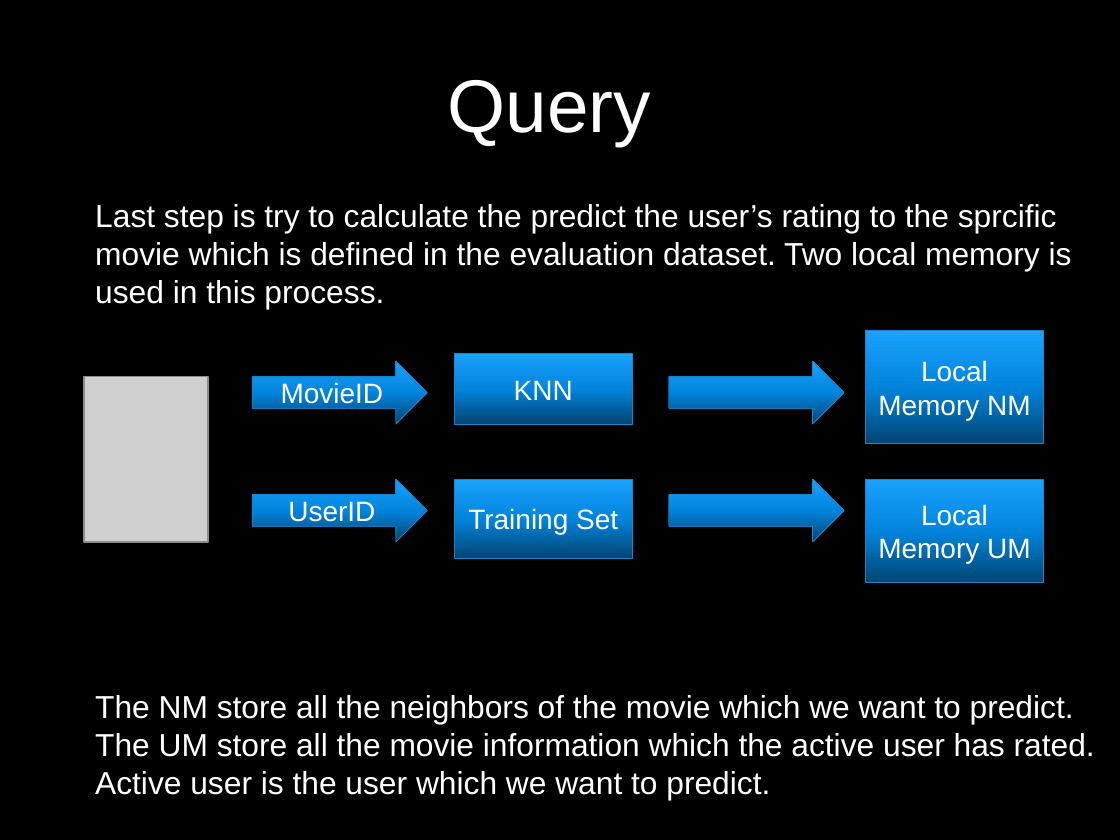
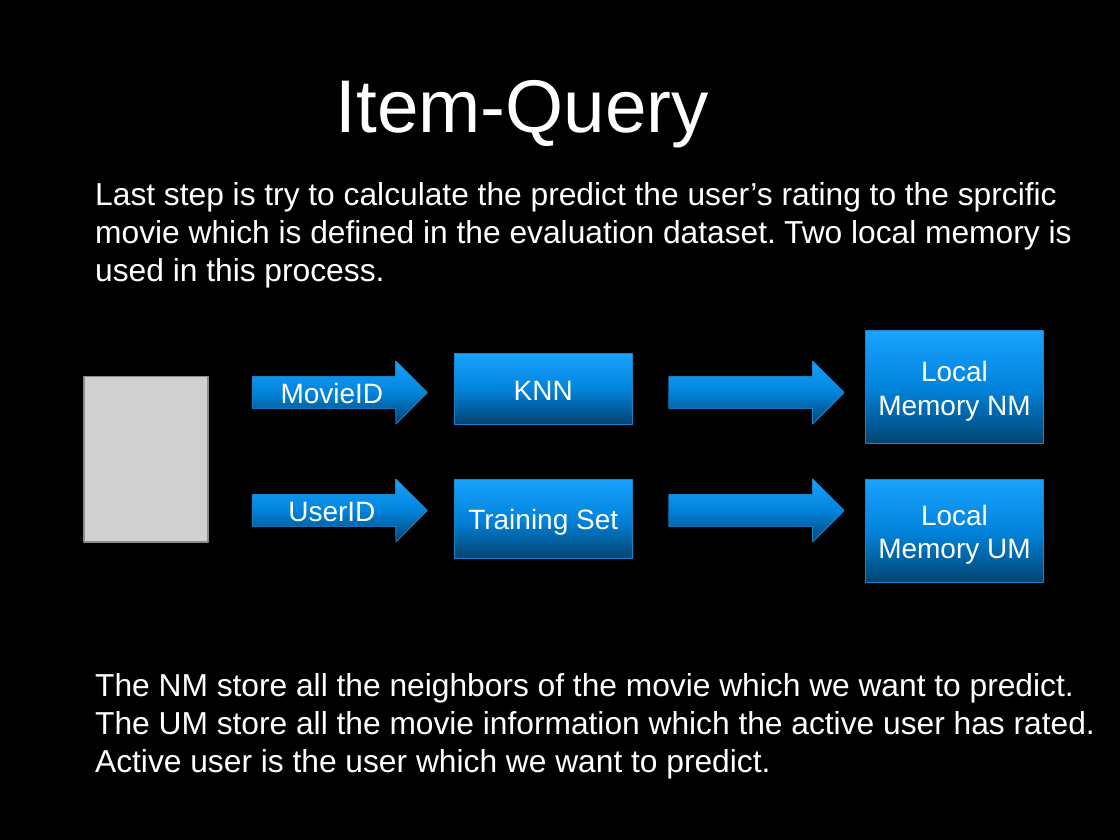
Before and after one commit to UCSBGauchos/MAE-data, a slide deck: slide 14 of Final Presentation.pptx. Drawn at 1120x840 pixels with LibreOffice and Linux fonts; fonts in the diff are those of the drawing; grey boxes stand for pictures; background and template pictures are left out. Boxes give left, top, right and bottom in pixels: in the first picture for what was removed or moved away, otherwise in the second. Text is boxed around its words. In the diff, an @@ line names an element or a change of style, - is before the commit and + after.

Commit message:
local sync

```diff
--- a/Final Presentation.pptx
+++ b/Final Presentation.pptx
@@ title at box(336, 80, 709, 146): text changed @@
-Query
+Item-Query
@@ text "Last step is try to ...": place and size @@
-text "Last step is try to ..." at box(95, 204, 1095, 799)
+text "Last step is try to ..." at box(95, 182, 1095, 777)
```
Also in this commit, not shown: 4 other slides changed, 6 slides added.
